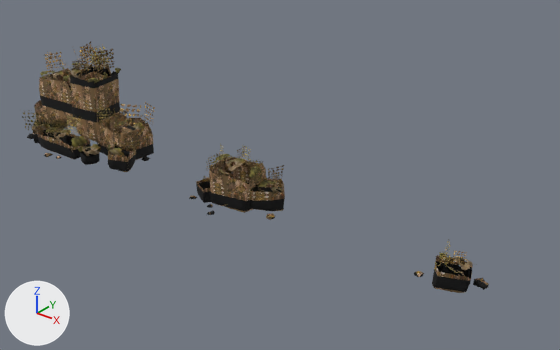
Before and after pictures for a commit that changed the glTF model godot/project/assets/forest_rescue/forest/lf_env_moss_rock.glb.
One viewpoint serves both versions: a 50 mm camera at (35.1, -25.6, 18.1) aimed at (13.6, 1.2, 1.5). Arrows for +X, +Y and +Z are at lower left; the lights stay in place. The older version comes first. Objects named as collision shapes, trigger or cutter boxes, shadow casters or lower levels of detail are left out. Where no turn or scale is listed for an object, it has been applied to the vertices. Vertices at exactly the same position are counted once.

In view in the first picture: 'lf_env_moss_rock_v1_LOD0', 'lf_env_moss_rock_v2_LOD0', 'lf_env_moss_rock_v3_LOD0'.
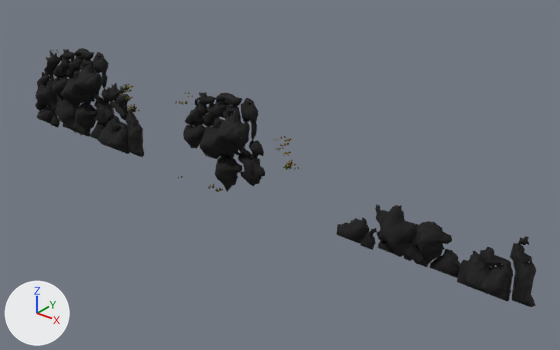
Changed parts and their boxes (x1, y1, x2, y2) in the pictures (560 x 350 px; the box of a moved part takes in the faces that stretch with it):
'lf_env_moss_rock_v1_LOD0', recoloured, reshaped (18% narrower, 16% shorter): before (22, 42, 155, 172); after (35, 48, 144, 157)
'lf_env_moss_rock_v2_LOD0', recoloured, reshaped, moved (29% wider, 31% taller): before (189, 144, 285, 220); after (175, 92, 299, 192)
'lf_env_moss_rock_v3_LOD0', recoloured, reshaped, moved (164% wider, 89% taller): before (414, 239, 489, 293); after (336, 204, 536, 307)
part 1 of me_lf_env_moss_rock_v1_lod0, deleted: before (22, 44, 155, 165)
part 2 of me_lf_env_moss_rock_v1_lod0, moved or reshaped: before (31, 42, 154, 172); after (35, 48, 144, 157)
part 3 of me_lf_env_moss_rock_v2_lod0, deleted: before (189, 144, 285, 220)
part 4 of me_lf_env_moss_rock_v2_lod0, built on: before (249, 160, 265, 187); after (175, 92, 299, 192)
part 5 of me_lf_env_moss_rock_v3_lod0, deleted: before (414, 252, 489, 293)
part 6 of me_lf_env_moss_rock_v3_lod0, built on: before (445, 239, 477, 267); after (336, 204, 536, 307)

Edits to the bpy script that builds the scene:
```text
Change mat_lf_rock_limestone:
    add n8 = _N.new('ShaderNodeMix'); n8.name = 'Mix'
    add n8.data_type = 'RGBA'
    add n8.blend_type = 'MULTIPLY'
    add n8.inputs[0].default_value = 1.0  # 'Factor'
    add n9 = _N.new('ShaderNodeVertexColor'); n9.name = 'Color Attribute'
    where n2 = _N.new('ShaderNodeTexImage'); n2.name = 'Image Texture'
    where n0 = _N.new('ShaderNodeBsdfPrincipled'); n0.name = 'Principled BSDF'
    remove _L.new(n2.outputs[0], n0.inputs[0])  # 'Color' to 'Base Color'
    add _L.new(n8.outputs[2], n0.inputs[0])  # 'Result' to 'Base Color'
    add _L.new(n9.outputs[0], n8.inputs[7])  # 'Color' to 'B'
    add _L.new(n2.outputs[0], n8.inputs[6])  # 'Color' to 'A'
Change mat_lf_foliage:
    remove # nodes: BsdfPrincipled, Math x2, OutputMaterial, TexImage
    nodes: BsdfPrincipled, Math x3, Mix, OutputMaterial, TexImage, VertexColor
Change me_lf_env_moss_rock_v1_lod0:
    used by ob_lf_env_moss_rock_v1_lod0; location = (0.0, 0.0, 0.0)
    remove me_lf_env_moss_rock_v1_lod0.from_pydata(...)  # 1642 vertices, 3040 faces; spans x -5.21..5.64, y -2.86..2.86, z -0.06..5.86
    add me_lf_env_moss_rock_v1_lod0.from_pydata(...)  # 1677 vertices, 2904 faces; spans x -4.46..4.93, y -0.93..1.21, z 0.15..5.5
    me_lf_env_moss_rock_v1_lod0 part 1: 36 loose pieces with 323 vertices, spanning x -5.21..5.64, y -2.86..2.86, z -0.03..5.72, are deleted
    me_lf_env_moss_rock_v1_lod0 part 2: 1319 vertices removed from x -4.46..5.1, y -2.27..1.98, z -0.06..5.86; 1677 vertices added at x -4.46..4.93, y -0.93..1.21, z 0.15..5.5
Change me_lf_env_moss_rock_v2_lod0:
    used by ob_lf_env_moss_rock_v2_lod0; location = (11.85, 0.0, 0.0)
    remove me_lf_env_moss_rock_v2_lod0.from_pydata(...)  # 872 vertices, 1644 faces; spans x -2.07..2.68, y -2.1..1.63, z -0.11..2.81
    add me_lf_env_moss_rock_v2_lod0.from_pydata(...)  # 895 vertices, 1392 faces; spans x -3.65..4.25, y -1.19..0.82, z 0.15..5.5
    me_lf_env_moss_rock_v2_lod0 part 3: 16 loose pieces with 860 vertices, spanning x -2.07..2.68, y -2.1..1.63, z -0.11..2.81, are deleted
    me_lf_env_moss_rock_v2_lod0 part 4: 12 vertices removed from x 0.8..1.58, y -0.51..0.63, z 1.21..2.59; 883 vertices added at x -3.65..4.25, y -1.19..0.82, z 0.15..5.5
    other edits to the shape of me_lf_env_moss_rock_v2_lod0 do not show in these pictures
Change me_lf_env_moss_rock_v3_lod0:
    used by ob_lf_env_moss_rock_v3_lod0; location = (23.7, 0.0, 0.0)
    remove me_lf_env_moss_rock_v3_lod0.from_pydata(...)  # 408 vertices, 770 faces; spans x -1.57..1.37, y -0.74..0.89, z -0.12..1.7
    add me_lf_env_moss_rock_v3_lod0.from_pydata(...)  # 561 vertices, 1106 faces; spans x -4.77..4.5, y -1.05..0.96, z 0.31..3.07
    me_lf_env_moss_rock_v3_lod0 part 5: 6 loose pieces with 396 vertices, spanning x -1.57..1.37, y -0.74..0.89, z -0.12..1.45, are deleted
    me_lf_env_moss_rock_v3_lod0 part 6: 12 vertices removed from x -0.73..1.01, y -0.15..0.64, z 0.93..1.7; 561 vertices added at x -4.77..4.5, y -1.05..0.96, z 0.31..3.07
    remove me_lf_env_moss_rock_v3_lod0.materials.append(mat_lf_foliage)
Change ob_lf_env_moss_rock_v2_lod0:
    ob_lf_env_moss_rock_v2_lod0.location: (11.85, 0.0, 0.0) -> (11.39, 0.0, 0.0)
Change ob_lf_env_moss_rock_v3_lod0:
    ob_lf_env_moss_rock_v3_lod0.location: (23.7, 0.0, 0.0) -> (22.78, 0.0, 0.0)
```
